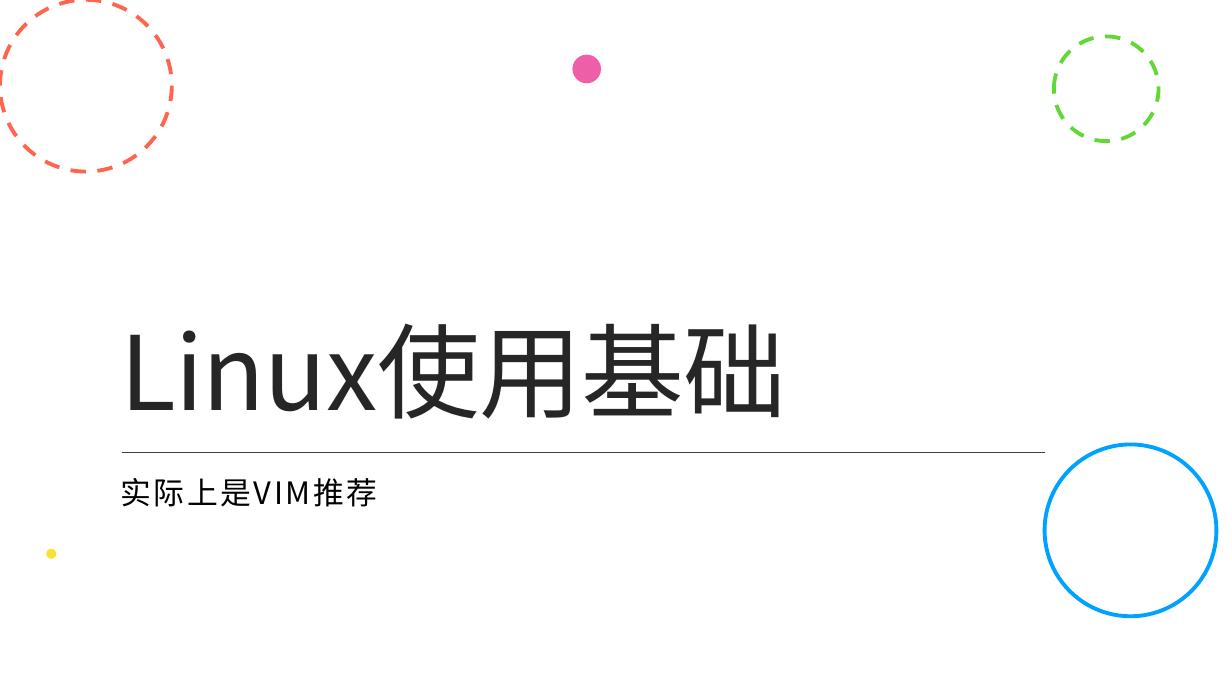
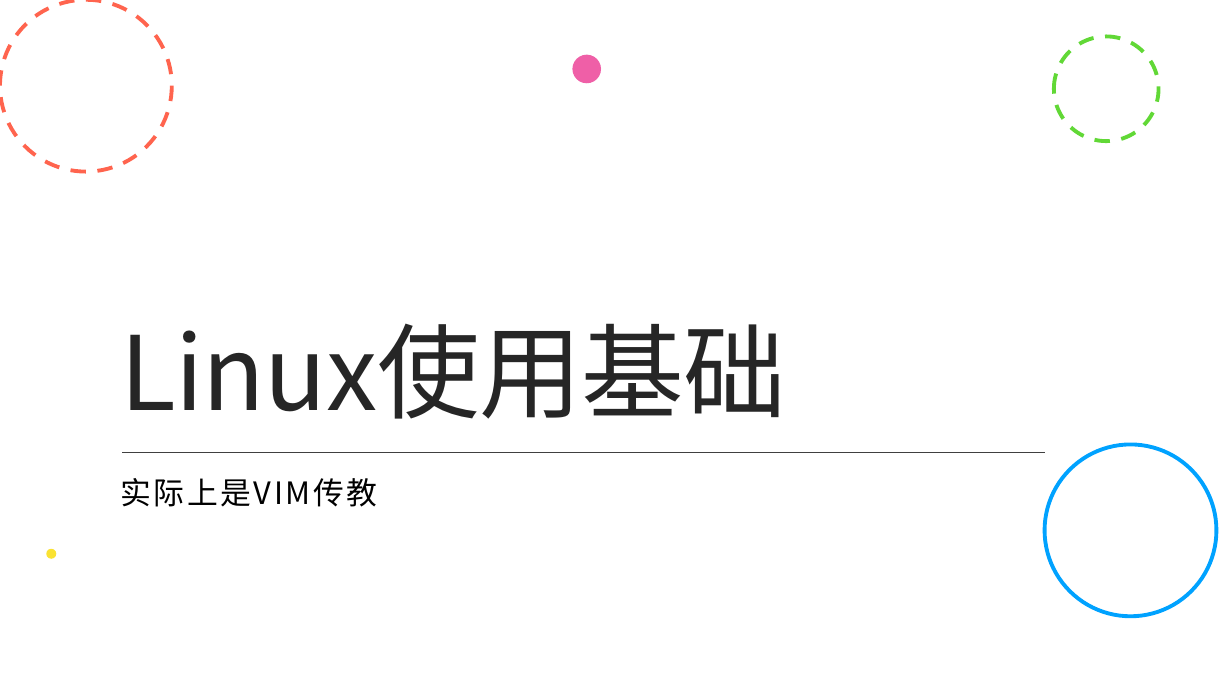
Before and after one commit to yrc123/yrcStudy, a slide deck: slide 1 of 服务外包/Linux使用基础.pptx. Drawn at 1232x693 pixels with LibreOffice and Linux fonts; fonts in the diff are those of the drawing. Boxes give left, top, right and bottom in pixels: in the first picture for what was removed or moved away, otherwise in the second. Text is boxed around its words. In the diff, an @@ line names an element or a change of style, - is before the commit and + after.

```diff
--- a/服务外包/Linux使用基础.pptx
+++ b/服务外包/Linux使用基础.pptx
@@ subtitle at bbox=[120, 478, 377, 507]: text changed @@
-实际上是VIM推荐
+实际上是VIM传教
```
Also in this commit, not shown: 3 other slides changed, 4 slides added, 4 slides removed.
